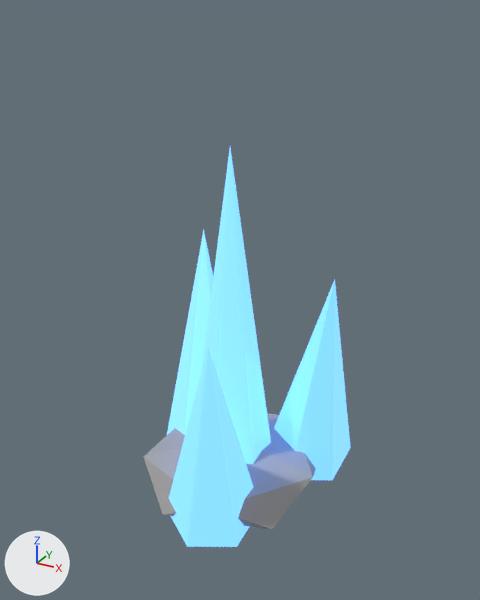
A saved change to the FBX model Assets/Capital/Resources/Models/crystal_blue.fbx.
Both versions are drawn from a 50 mm lens placed at (0.133, -0.234, 0.215), pointed at (0.007, -0.004, 0.1). Every picture has the same lights, and +X, +Y and +Z are marked at lower left. The older version comes first. Where no turn or scale is listed for an object, it has been applied to the vertices.

Script lines for the objects in view, before the commit:
```python
ob_base = bpy.data.objects.new('Base', me_base)
ob_base.location = (0.0, 0.0, 0.01)
ob_shard0 = bpy.data.objects.new('Shard0', me_shard0)
ob_shard0.location = (0.0, 0.0, 0.07)
ob_shard1 = bpy.data.objects.new('Shard1', me_shard1)
ob_shard1.location = (0.035, 0.02, 0.05)
ob_shard1.rotation_euler = (1.921, 0.21, 0.0)  # degrees (110, 12, 0)
ob_shard2 = bpy.data.objects.new('Shard2', me_shard2)
ob_shard2.location = (-0.03, 0.025, 0.045)
ob_shard2.rotation_euler = (1.271, -0.18, 0.0)  # degrees (73, -10, 0)
ob_shard3 = bpy.data.objects.new('Shard3', me_shard3)
ob_shard3.location = (0.01, -0.035, 0.04)
ob_shard3.rotation_euler = (1.821, 0.15, 0.0)  # degrees (104, 8.6, 0)
```
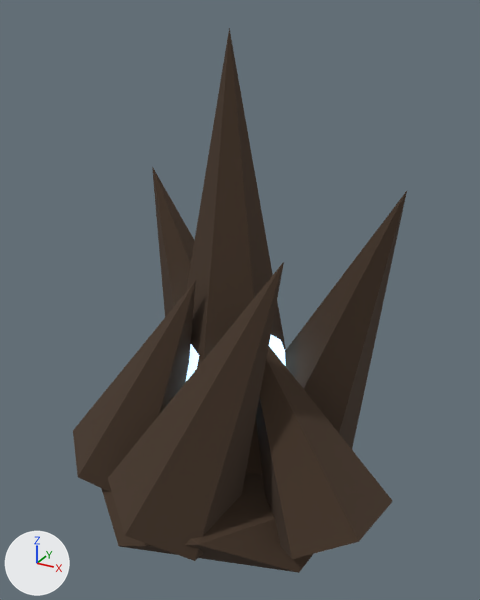
What differs and where, as boxes (x1, y1, x2, y2) in the pictures (480 x 600 px):
'Shard3', reshaped, moved, turned
    before: (169, 348, 253, 547)
    after: (108, 262, 284, 561)
'Shard0', reshaped, moved
    before: (201, 148, 271, 464)
    after: (186, 28, 286, 474)
'Shard1', reshaped, moved, turned
    before: (274, 279, 351, 480)
    after: (285, 191, 407, 449)
'Shard5', added
    after: (256, 346, 393, 559)
'Base', reshaped
    before: (143, 414, 316, 529)
    after: (101, 473, 313, 573)
'Shard4', added
    after: (73, 280, 196, 492)
'Shard2', reshaped, moved, turned
    before: (167, 230, 213, 435)
    after: (152, 167, 195, 317)
'Core Glow', added
    after: (186, 335, 286, 381)

The change, as a list of edits to the scene's bpy script:
```text
Change me_shard1:
    used by ob_shard1; location = (0.035, 0.02, 0.05); rotation_euler = (1.921, 0.21, 0.0), in degrees (110, 12, 0)
    remove me_shard1.from_pydata(...)  # 7 vertices, 7 faces; spans x -0.0191..0.0191, y -0.05..0.075, z -0.022..0.022
    add me_shard1.from_pydata(...)  # 14 vertices, 14 faces; spans x -0.0275..0.0275, y -0.0569..0.0885, z -0.0318..0.0318
    me_shard1 part 2: the whole mesh is rebuilt
    add me_shard1.materials.append(mat_ink)  # brown #453527
Change me_shard3:
    used by ob_shard3; location = (0.01, -0.035, 0.04); rotation_euler = (1.821, 0.15, 0.0), in degrees (104, 8.6, 0)
    remove me_shard3.from_pydata(...)  # 7 vertices, 7 faces; spans x -0.0191..0.0191, y -0.04..0.065, z -0.022..0.022
    add me_shard3.from_pydata(...)  # 14 vertices, 14 faces; spans x -0.0261..0.0261, y -0.0468..0.0785, z -0.0302..0.0302
    me_shard3 part 1: the whole mesh is rebuilt
    add me_shard3.materials.append(mat_ink)  # brown #453527
Change me_base:
    remove me_base.from_pydata(...)  # 12 vertices, 20 faces; spans x -0.0429..0.0429, y -0.0408..0.0408, z -0.016..0.016
    add me_base.from_pydata(...)  # 24 vertices, 40 faces; spans x -0.0671..0.0671, y -0.0639..0.0639, z -0.0227..0.0227
    me_base part 5: the whole mesh is rebuilt
    add me_base.materials.append(mat_ink)  # brown #453527
Change me_shard2:
    used by ob_shard2; location = (-0.03, 0.025, 0.045); rotation_euler = (1.271, -0.18, 0.0), in degrees (73, -10, 0)
    remove me_shard2.from_pydata(...)  # 7 vertices, 7 faces; spans x -0.0191..0.0191, y -0.045..0.07, z -0.022..0.022
    add me_shard2.from_pydata(...)  # 14 vertices, 14 faces; spans x -0.0268..0.0268, y -0.0519..0.0835, z -0.031..0.031
    me_shard2 part 4: the whole mesh is rebuilt
    add me_shard2.materials.append(mat_ink)  # brown #453527
Change me_shard0:
    remove me_shard0.from_pydata(...)  # 7 vertices, 7 faces; spans x -0.019..0.019, y -0.022..0.022, z -0.07..0.095
    add me_shard0.from_pydata(...)  # 14 vertices, 14 faces; spans x -0.031..0.031, y -0.036..0.036, z -0.082..0.113
    me_shard0 part 3: the whole mesh is rebuilt
    add me_shard0.materials.append(mat_ink)  # brown #453527
Change ob_shard1:
    ob_shard1.location: (0.035, 0.02, 0.05) -> (0.04, 0.02, 0.07)
    ob_shard1.rotation_euler: (1.921, 0.21, 0.0) -> (1.921, 0.1, 1.0)  # degrees (110, 12, 0) -> degrees (110, 5.7, 57)
Change ob_shard3:
    ob_shard3.location: (0.01, -0.035, 0.04) -> (0.012, -0.04, 0.06)
    ob_shard3.rotation_euler: (1.821, 0.15, 0.0) -> (-1.421, -2.792, -0.142)  # degrees (104, 8.6, 0) -> degrees (-81, -160, -8.1)
Change ob_shard2:
    ob_shard2.location: (-0.03, 0.025, 0.045) -> (-0.035, 0.03, 0.065)
    ob_shard2.rotation_euler: (1.271, -0.18, 0.0) -> (1.271, 0.2, 2.0)  # degrees (73, -10, 0) -> degrees (73, 11, 115)
Change ob_shard0:
    ob_shard0.location: (0.0, 0.0, 0.07) -> (0.0, 0.0, 0.095)
Add ob_core_glow:
    ob_core_glow = bpy.data.objects.new('Core Glow', me_core_glow)  # an icosphere of 20 faces spanning x -0.0268..0.0268, y -0.0255..0.0255, z -0.042..0.042; in mat_crystalcore (blue #cbedff, glowing blue #aadaff)
    ob_core_glow.location = (0.0, 0.0, 0.06)
Add ob_shard5:
    ob_shard5 = bpy.data.objects.new('Shard5', me_shard5_001)  # 14 vertices, 14 faces; spans x -0.0297..0.0382, y -0.0289..0.0258, z -0.0399..0.056; in mat_crystalblue (blue #6caaf9, glowing blue #5995f3), mat_ink (brown #453527)
    ob_shard5.location = (0.045, -0.02, 0.045)
Add ob_shard4:
    ob_shard4 = bpy.data.objects.new('Shard4', me_shard4_001)  # 14 vertices, 14 faces; spans x -0.039..0.0256, y -0.0298..0.0257, z -0.0448..0.0634; in mat_crystalblue (blue #6caaf9, glowing blue #5995f3), mat_ink (brown #453527)
    ob_shard4.location = (-0.03, -0.025, 0.05)
```
